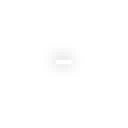
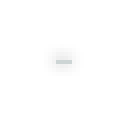
Two versions of the same layered image (128 x 128). Layer-by-layer changes:
painted on "Layer 0" over [56, 60, 72, 64]
